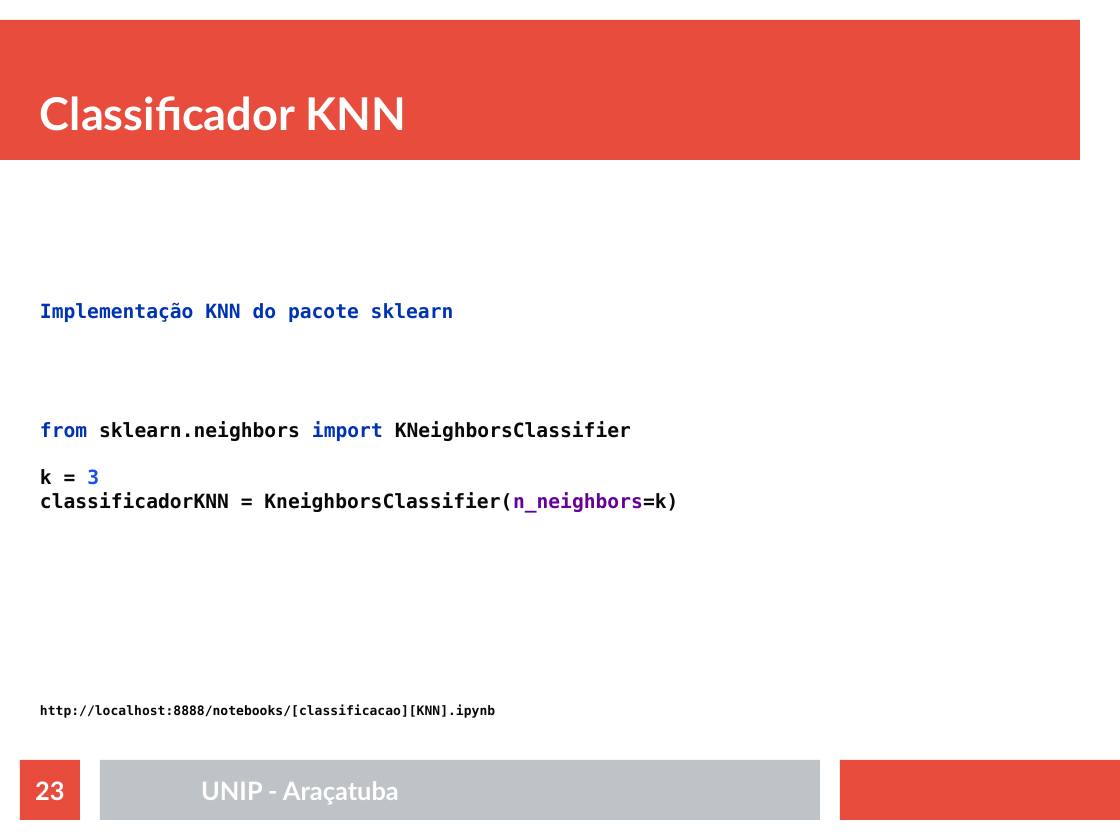
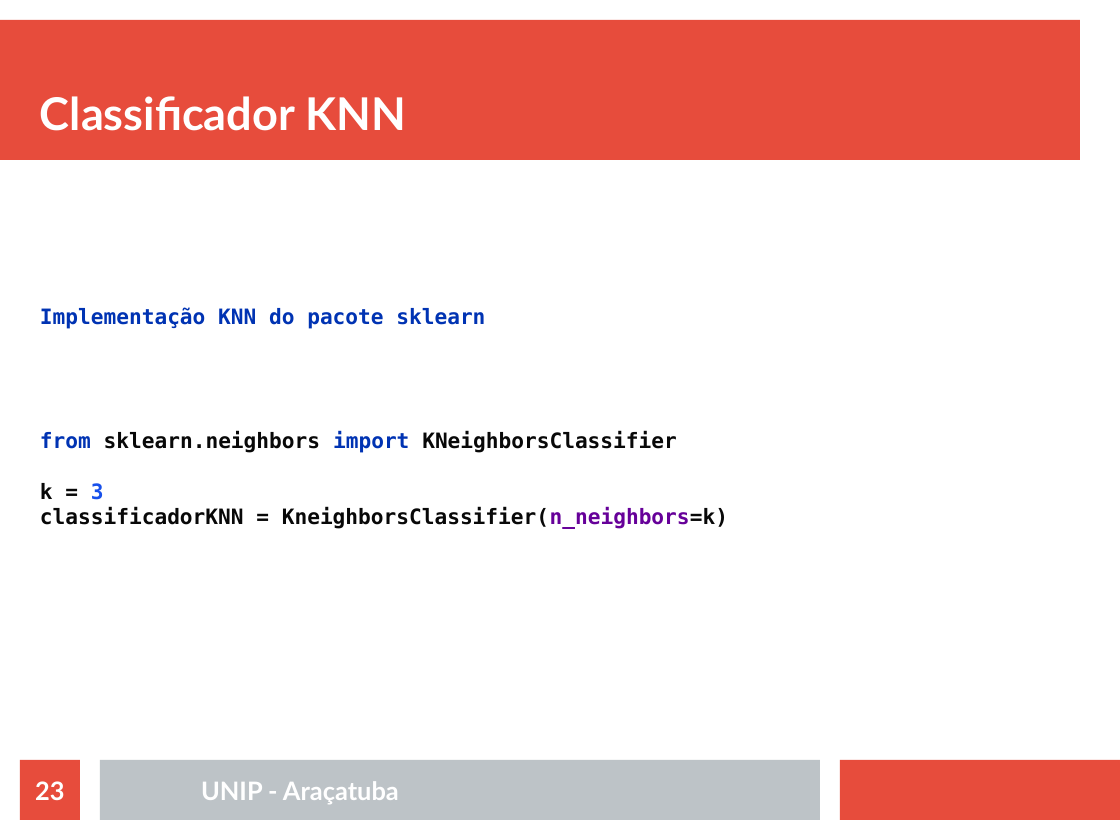
Before and after one commit to rafaelstojoao/pos-unip, a slide deck: slide 23 of [2020][modulo][Machine_Learning]/[aula]03[outrosAlgoritmos].odp. Drawn at 1120x840 pixels with LibreOffice and Linux fonts; fonts in the diff are those of the drawing. Boxes give left, top, right and bottom in pixels: in the first picture for what was removed or moved away, otherwise in the second. Text is boxed around its words. In the diff, an @@ line names an element or a change of style, - is before the commit and + after.

```diff
--- a/[2020][modulo][Machine_Learning]/[aula]03[outrosAlgoritmos].odp
+++ b/[2020][modulo][Machine_Learning]/[aula]03[outrosAlgoritmos].odp
@@ text "Implementação KNN do pacote sklearn" at (x1=40, y1=307, x2=728, y2=529): size 13.9 to 15 pt @@
@@ text at (x1=40, y1=705, x2=495, y2=718): paragraph removed @@
-http://localhost:8888/notebooks/[classificacao][KNN].ipynb
```
Also in this commit, not shown: 1 other slide changed, 3 slides added, 1 other file.
